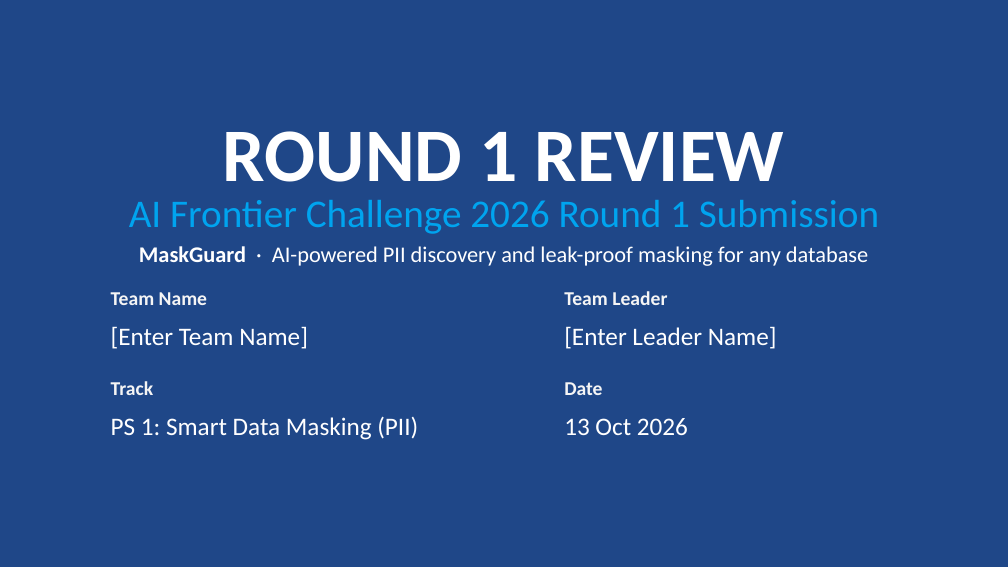
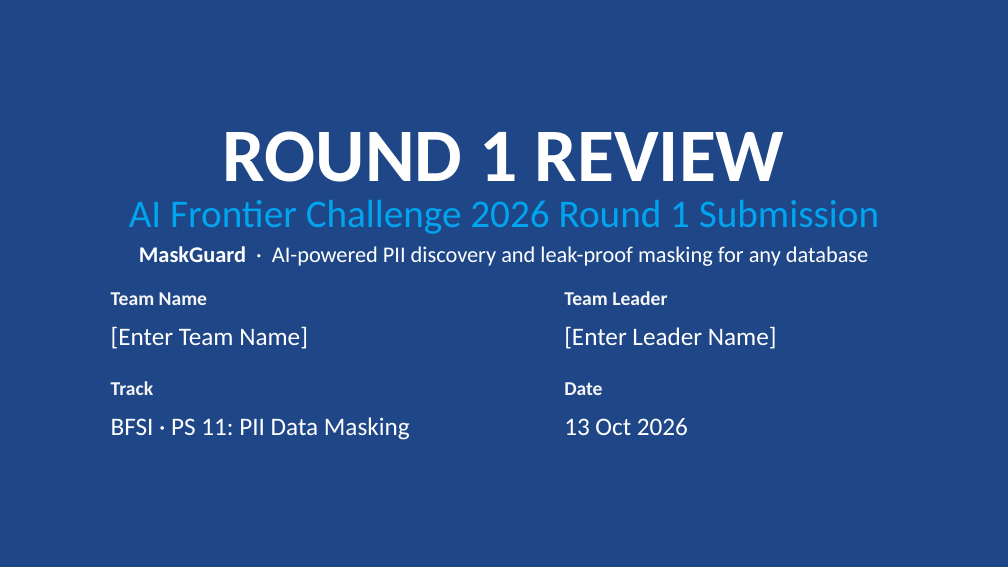
Before and after one commit to hotaro6754/mask, a slide deck: slide 1 of docs/MaskGuard_Round1_Submission.pptx. Drawn at 1008x567 pixels with LibreOffice and Linux fonts; fonts in the diff are those of the drawing. Boxes give left, top, right and bottom in pixels: in the first picture for what was removed or moved away, otherwise in the second. Text is boxed around its words. In the diff, an @@ line names an element or a change of style, - is before the commit and + after.

```diff
--- a/docs/MaskGuard_Round1_Submission.pptx
+++ b/docs/MaskGuard_Round1_Submission.pptx
@@ text at bbox=[111, 417, 410, 440]: text changed @@
-PS 1: Smart Data Masking (PII)
+BFSI · PS 11: PII Data Masking
```
Also in this commit, not shown: 4 other slides changed, 1 other file.
